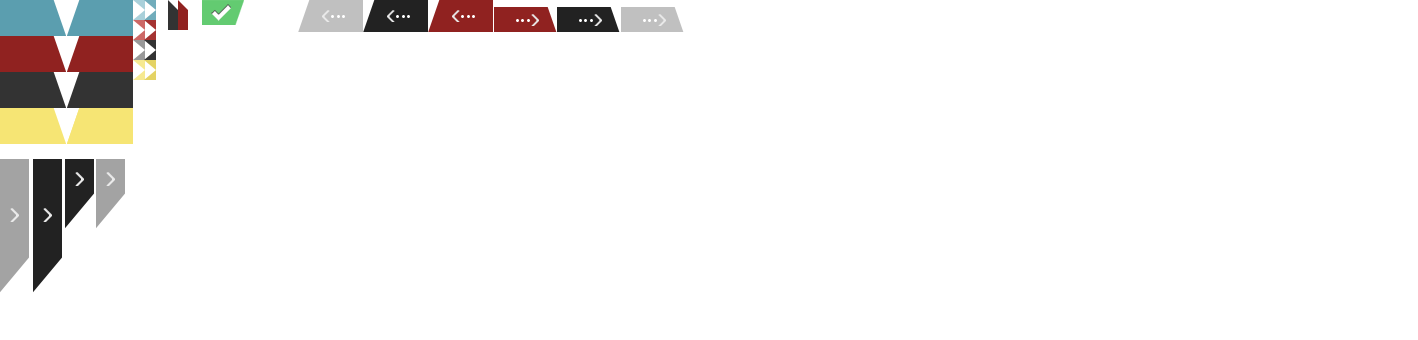
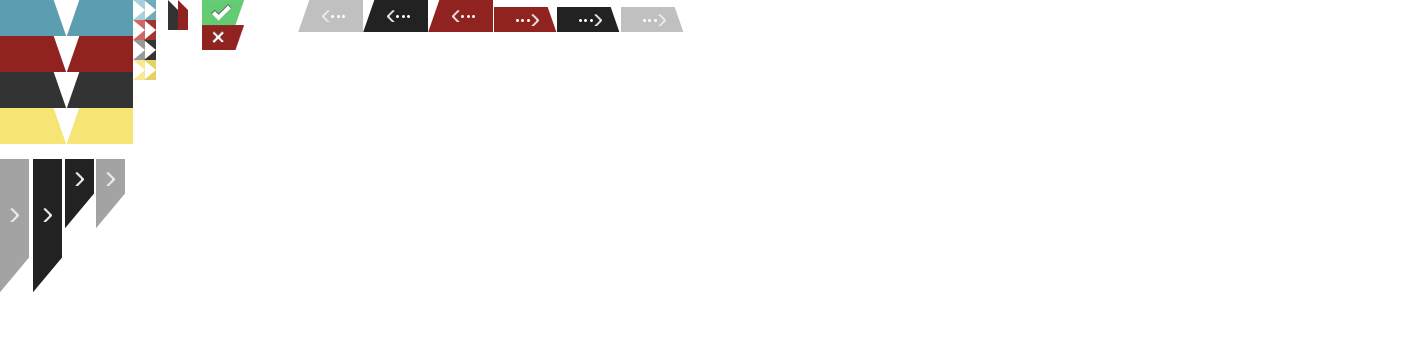
Comparing the layer stacks of the two 1418 × 340 images. Changes:
added group "ok" with 5 layers above "arrow copie 2" over [202, 25, 244, 50]
added layer "Calque 6" in group "ok" over [212, 31, 224, 43]
added layer "Calque 3 copie" in group "ok" over [202, 25, 244, 50]
